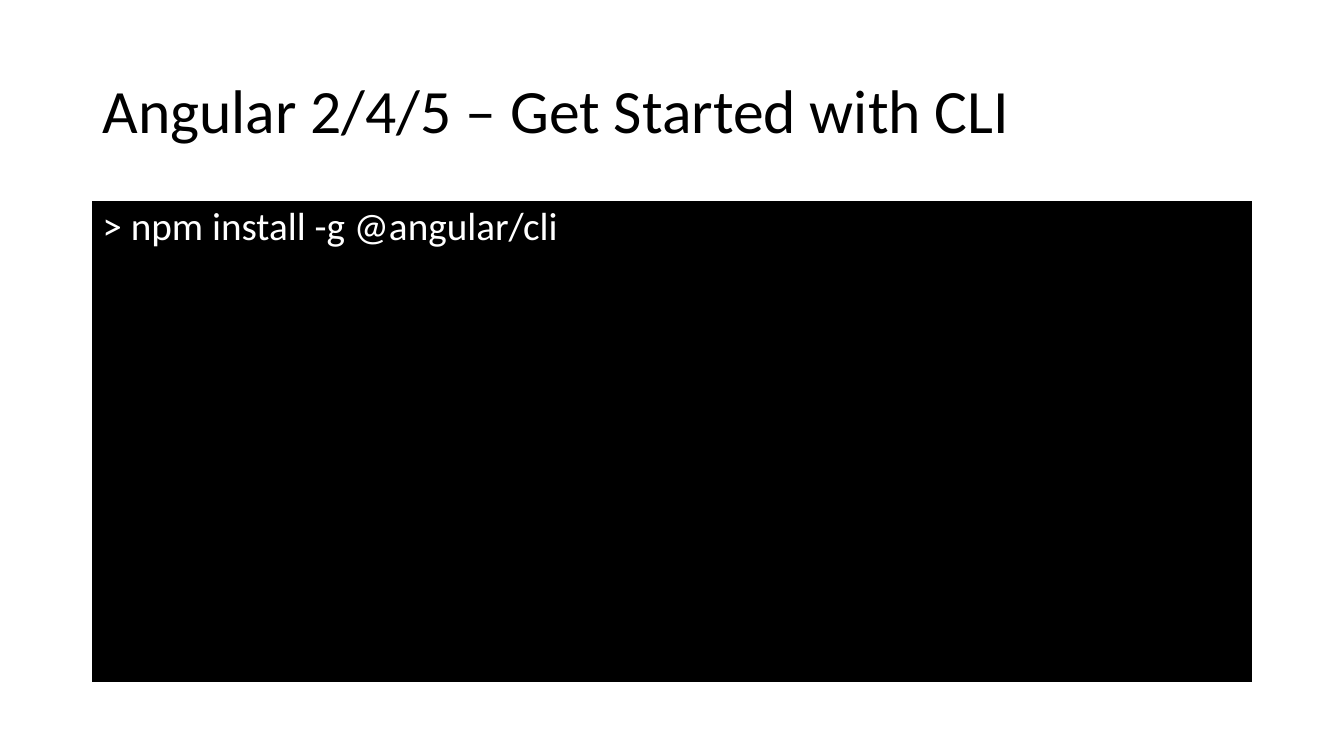
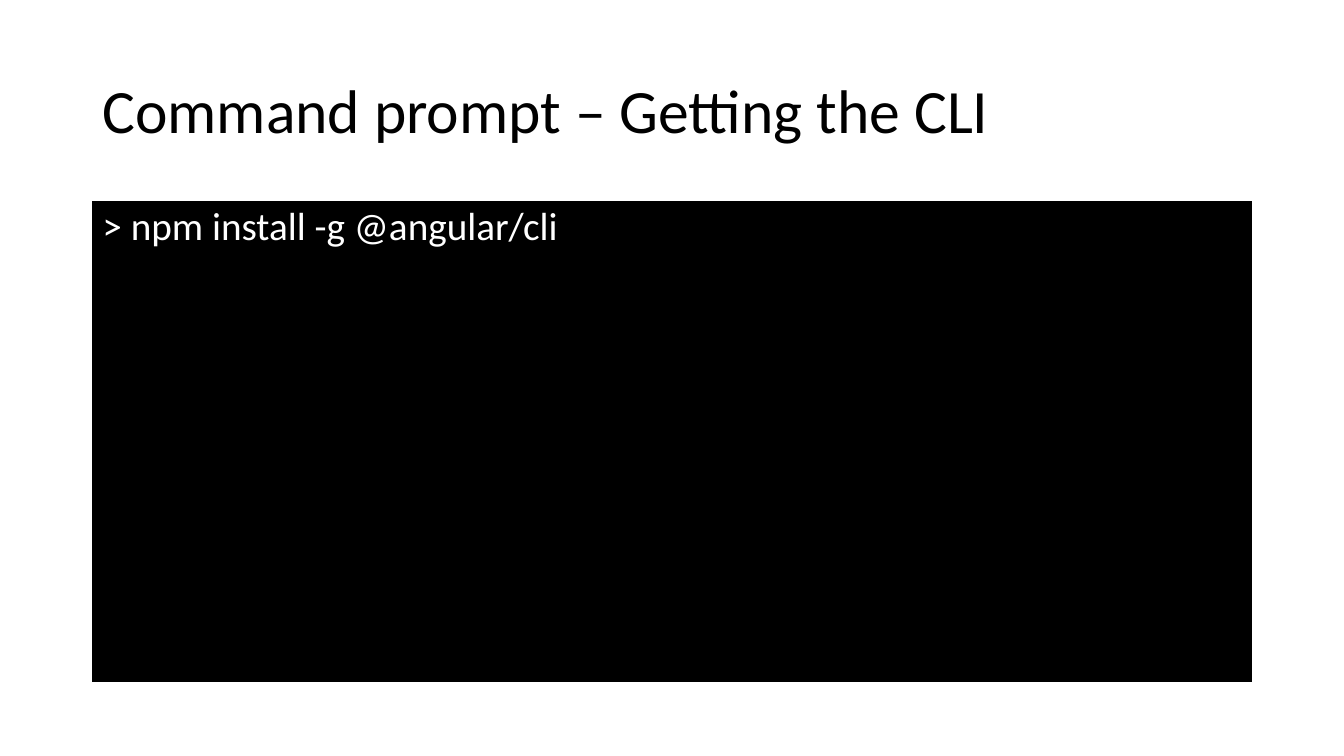
Before and after one commit to spirit-coding/todo-app-aj33349, a slide deck: slide 6 of Angular2.pptx (slide 3 before the commit). Drawn at 1344x756 pixels with LibreOffice and Linux fonts; fonts in the diff are those of the drawing. Boxes give left, top, right and bottom in pixels: in the first picture for what was removed or moved away, otherwise in the second. Text is boxed around its words. In the diff, an @@ line names an element or a change of style, - is before the commit and + after.

```diff
--- a/Angular2.pptx
+++ b/Angular2.pptx
@@ title at <box>102,90,988,144</box>: text changed @@
-Angular 2/4/5 – Get Started with CLI
+Command prompt – Getting the CLI
```
Also in this commit, not shown: 6 other slides changed, 4 slides added.
